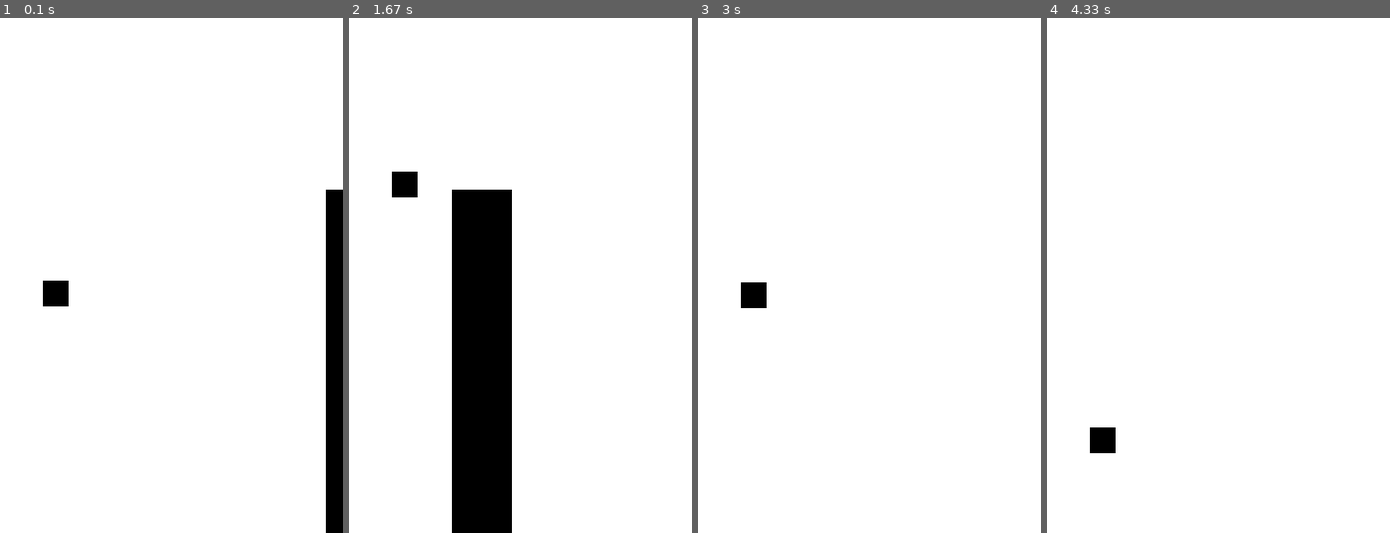
Above: before the commit, frames 1-4 (left to right).
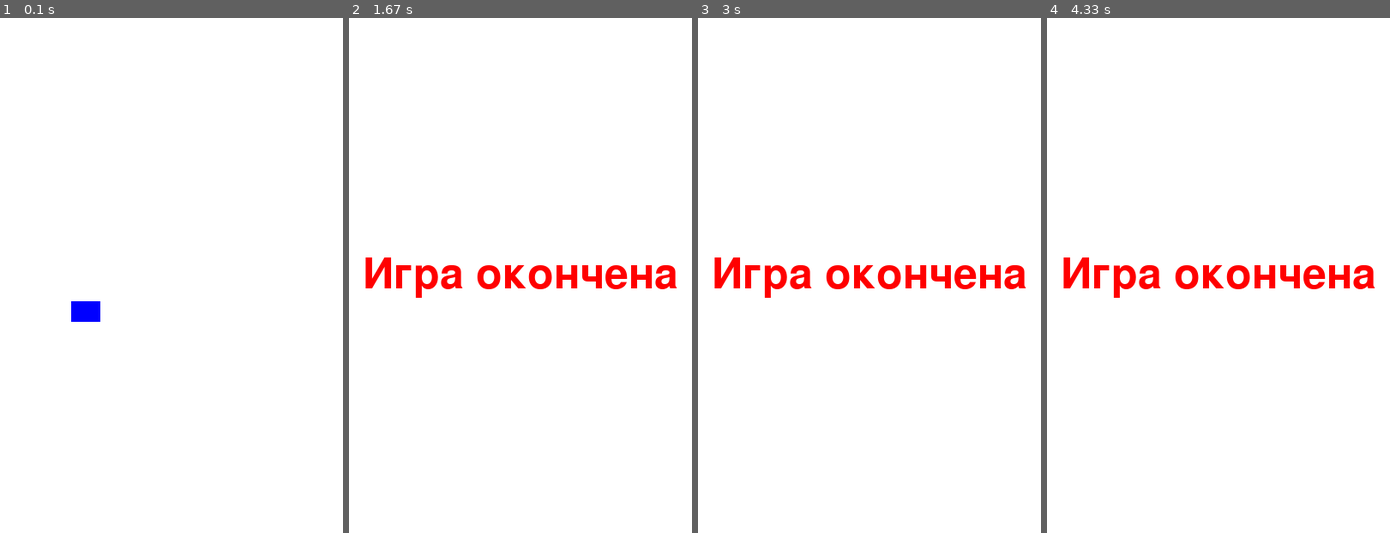
Above: after the commit, the same moments.

Repository: NazarEE127/Pygame_project
Game: pygame game, started from main.py
The game is run twice, just before and just after one commit, with the same random seed, the same clock (stepped at 60 frames per second) and the same inputs.
Inputs (mouse positions are in pixels of both pictures, inside the frame that each line leads up to):
- Up to frame 1 (0.1 s): no input
- Up to frame 2 (1.67 s): tap Space at 0.33 s; hold Up 0.67-1.13 s; hold Up 1.17-1.63 s
- Up to frame 3 (3 s): click (869, 275) at 1.72 s, where only the run after the commit has a clickable "Игра окончена"
- Up to frame 4 (4.33 s): hold Space 3-3.47 s; hold Up 3-3.47 s

The runs differ from the first frame. In frame 1, 4.0% of the frame differs, in the area x 12-100%, y 33-100%; in frame 2, 14%, in the area x 4-96%, y 29-100%; in frame 3, 2.8%; in frame 4, 2.8%.

Commit message:
простая версия игры(без спрайтов)
уровни генерируются сами, но объекты не являются спрайтами

Diff:
--- a/main.py
+++ b/main.py
@@ -1,5 +1,6 @@
 import pygame
 from go_interface import display_game_over  # Импортируем функцию из go_interface
+import random
 
 # Инициализация Pygame
 pygame.init()
@@ -7,67 +8,178 @@
 # Настройки экрана
 WIDTH, HEIGHT = 400, 600
 screen = pygame.display.set_mode((WIDTH, HEIGHT))
-pygame.display.set_caption("Springendefaust")
+pygame.display.set_caption("Flappy Bird")
 
 # Цвета
 WHITE = (255, 255, 255)
 BLACK = (0, 0, 0)
+GREEN = (0, 255, 0)
+BLUE = (0, 0, 255)
 
-# Персонаж
-bird_rect = pygame.Rect(50, 300, 30, 30)  # Позиция и размеры персонажа
-bird_velocity = 0
+# # Персонаж
+# bird_rect = pygame.Rect(50, 300, 30, 30)  # Позиция и размеры персонажа
+# bird_velocity = 0
+# gravity = 0.5
+#
+# obstacle_width = 70
+# obstacle_height = 400  # Высота стены
+# obstacle_rect = pygame.Rect(WIDTH, HEIGHT - obstacle_height, obstacle_width, obstacle_height)
+
+# Настройки игры
 gravity = 0.5
+bird_movement = 0
+game_active = True
+score = 0
 
-obstacle_width = 70
-obstacle_height = 400  # Высота стены
-obstacle_rect = pygame.Rect(WIDTH, HEIGHT - obstacle_height, obstacle_width, obstacle_height)
+# Загрузка изображений
+bird_surface = pygame.Surface((34, 24))
+bird_surface.fill(BLUE)
 
-# Функция проверки столкновений
-def check_collision(bird_rect, obstacle_rect):
-    return bird_rect.colliderect(obstacle_rect)
+pipe_surface = pygame.Surface((52, 400))
+pipe_surface.fill(GREEN)
+
+# Создание труб
+def create_pipe():
+    height = random.randint(200, 400)
+    bottom_pipe = pipe_surface.get_rect(midtop=(500, height))
+    top_pipe = pipe_surface.get_rect(midbottom=(500, height - 150))
+    return bottom_pipe, top_pipe
+
+# Движение труб
+def move_pipes(pipes):
+    for pipe in pipes:
+        pipe.centerx -= 5
+    return pipes
+
+# Отображение труб на экране
+def draw_pipes(pipes):
+    for pipe in pipes:
+        if pipe.bottom >= HEIGHT:
+            screen.blit(pipe_surface, pipe)
+        else:
+            flipped_pipe = pygame.transform.flip(pipe_surface, False, True)
+            screen.blit(flipped_pipe, pipe)
+
+# Проверка столкновений
+def check_collision(pipes):
+    for pipe in pipes:
+        if bird_rect.colliderect(pipe):
+            return False
+    if bird_rect.top <= -50 or bird_rect.bottom >= HEIGHT:
+        return False
+    return True
+
+# # Функция проверки столкновений
+# def check_collision(bird_rect, obstacle_rect):
+#     return bird_rect.colliderect(obstacle_rect)
+
+# # Основной игровой цикл
+# running = True
+# game_over = False
+#
+# while running:
+#     for event in pygame.event.get():
+#         if event.type == pygame.QUIT:
+#             running = False
+#
+#         # Обработка нажатия клавиши пробела или стрелочки вверх для прыжка
+#         if event.type == pygame.KEYDOWN:
+#             if event.key == pygame.K_SPACE and not game_over:
+#                 bird_velocity = -8  # Прыжок
+#             elif event.key == pygame.K_UP and not game_over:
+#                 bird_velocity = -8  # Прыжок
+#
+#         # Обработка нажатия мыши для прыжка
+#         if event.type == pygame.MOUSEBUTTONDOWN and not game_over:
+#             bird_velocity = -8  # Прыжок
+#
+#     if not game_over:
+#         # Применение гравитации к персонажу
+#         bird_velocity += gravity
+#         bird_rect.y += bird_velocity
+#
+#         # Движение препятствия
+#         obstacle_rect.x -= 5  # Скорость движения препятствия влево
+#
+#         # Проверка на столкновение или выход за пределы экрана
+#         if check_collision(bird_rect, obstacle_rect) or bird_rect.y > HEIGHT or bird_rect.y < 0:
+#             game_over = True
+#
+#         # Отрисовка объектов на экране
+#         screen.fill(WHITE)
+#         pygame.draw.rect(screen, BLACK, bird_rect)  # Отрисовка персонажа
+#         pygame.draw.rect(screen, BLACK, obstacle_rect)  # Отрисовка стены
+#
+#     else:
+#         # Вызов функции для отображения сообщения "Игра окончена"
+#         display_game_over(screen, WIDTH, HEIGHT)
+#
+#     pygame.display.flip()
+#     pygame.time.delay(30)
+#
+# pygame.quit()
 
 # Основной игровой цикл
-running = True
-game_over = False
+clock = pygame.time.Clock()
+bird_rect = bird_surface.get_rect(center=(100, HEIGHT // 2))
+pipes = []
+SPAWNPIPE = pygame.USEREVENT
+pygame.time.set_timer(SPAWNPIPE, 1200)
 
-while running:
+while True:
     for event in pygame.event.get():
         if event.type == pygame.QUIT:
-            running = False
-
-        # Обработка нажатия клавиши пробела или стрелочки вверх для прыжка
+            pygame.quit()
+            exit()
         if event.type == pygame.KEYDOWN:
-            if event.key == pygame.K_SPACE and not game_over:
-                bird_velocity = -8  # Прыжок
-            elif event.key == pygame.K_UP and not game_over:
-                bird_velocity = -8  # Прыжок
+            if event.key == pygame.K_SPACE and game_active:
+                bird_movement = 0
+                bird_movement -= 10
+            if event.key == pygame.K_SPACE and not game_active:
+                game_active = True
+                pipes.clear()
+                bird_rect.center = (100, HEIGHT // 2)
+                bird_movement = 0
+                score = 0
+            if event.key == pygame.K_UP and game_active:
+                bird_movement = 0
+                bird_movement -= 10
+            if event.key == pygame.K_UP and not game_active:
+                game_active = True
+                pipes.clear()
+                bird_rect.center = (100, HEIGHT // 2)
+                bird_movement = 0
+                score = 0
 
         # Обработка нажатия мыши для прыжка
-        if event.type == pygame.MOUSEBUTTONDOWN and not game_over:
-            bird_velocity = -8  # Прыжок
+        if event.type == pygame.MOUSEBUTTONDOWN and game_active:
+            bird_movement = 0
+            bird_movement -= 10  # Прыжок
+        if event.type == pygame.MOUSEBUTTONDOWN and not game_active:
+            game_active = True
+            pipes.clear()
+            bird_rect.center = (100, HEIGHT // 2)
+            bird_movement = 0
+            score = 0
 
-    if not game_over:
-        # Применение гравитации к персонажу
-        bird_velocity += gravity
-        bird_rect.y += bird_velocity
+        if event.type == SPAWNPIPE:
+            pipes.extend(create_pipe())
 
-        # Движение препятствия
-        obstacle_rect.x -= 5  # Скорость движения препятствия влево
+    screen.fill(WHITE)
 
-        # Проверка на столкновение или выход за пределы экрана
-        if check_collision(bird_rect, obstacle_rect) or bird_rect.y > HEIGHT or bird_rect.y < 0:
-            game_over = True
+    if game_active:
+        # Движение птицы
+        bird_movement += gravity
+        bird_rect.centery += bird_movement
+        game_active = check_collision(pipes)
 
-        # Отрисовка объектов на экране
-        screen.fill(WHITE)
-        pygame.draw.rect(screen, BLACK, bird_rect)  # Отрисовка персонажа
-        pygame.draw.rect(screen, BLACK, obstacle_rect)  # Отрисовка стены
+        # Отображение птицы и труб
+        screen.blit(bird_surface, bird_rect)
+        pipes = move_pipes(pipes)
+        draw_pipes(pipes)
 
     else:
-        # Вызов функции для отображения сообщения "Игра окончена"
-        display_game_over(screen, WIDTH, HEIGHT)
+        display_game_over(screen, WIDTH, HEIGHT)  # Вызов функции для отображения сообщения "Игра окончена"
 
     pygame.display.flip()
-    pygame.time.delay(30)
-
-pygame.quit()
+    clock.tick(120)
